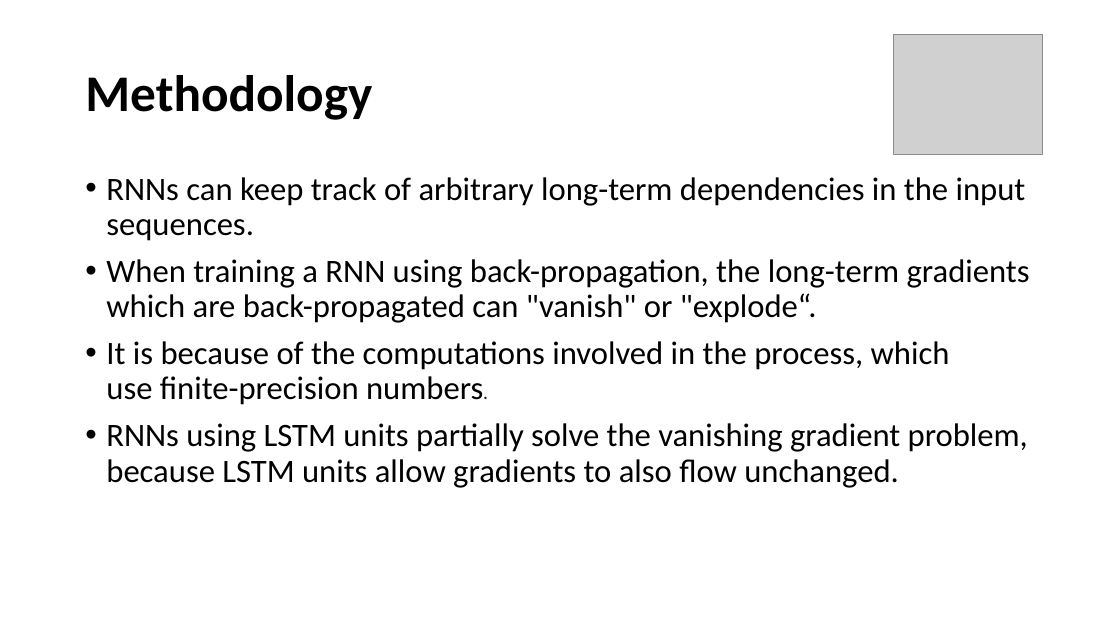
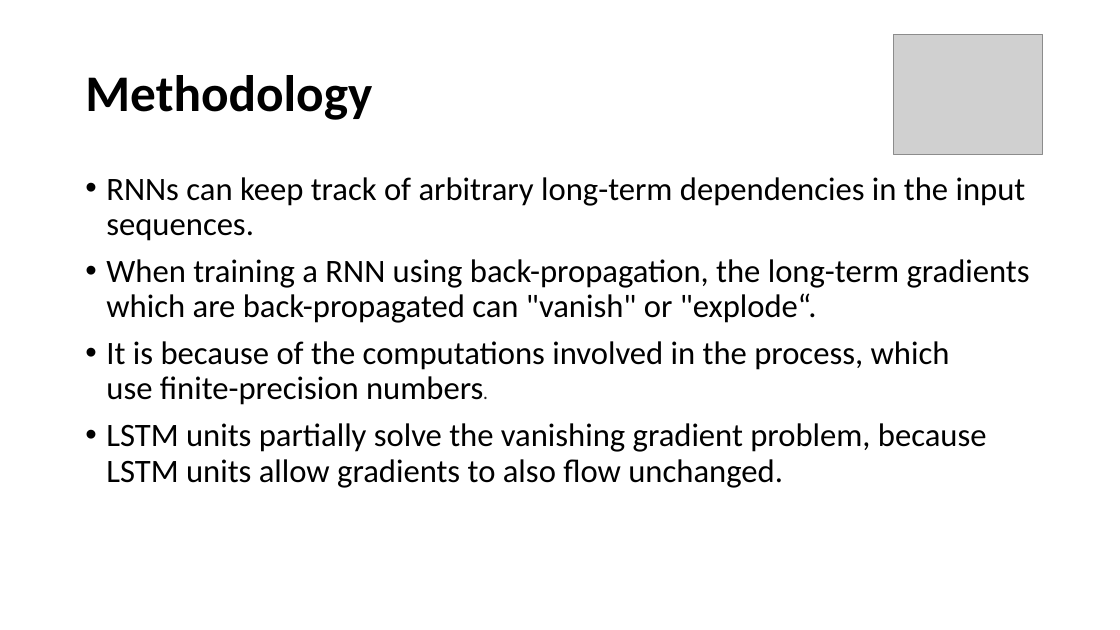
Before and after one commit to satya1013/Fake-News-1, a slide deck: slide 6 of Fake_News_New.pptx. Drawn at 1120x630 pixels with LibreOffice and Linux fonts; fonts in the diff are those of the drawing; grey boxes stand for pictures. Boxes give left, top, right and bottom in pixels: in the first picture for what was removed or moved away, otherwise in the second. Text is boxed around its words. In the diff, an @@ line names an element or a change of style, - is before the commit and + after.

```diff
--- a/Fake_News_New.pptx
+++ b/Fake_News_New.pptx
@@ text at <box>106,423,987,488</box>: text changed @@
-• RNNs using LSTM units partially solve the vanishing gradient problem, because LSTM units allow gradients to also flow unchanged.
+• LSTM units partially solve the vanishing gradient problem, because LSTM units allow gradients to also flow unchanged.
```
Also in this commit, not shown: 5 other slides changed, 1 slide added, 15 other files.
